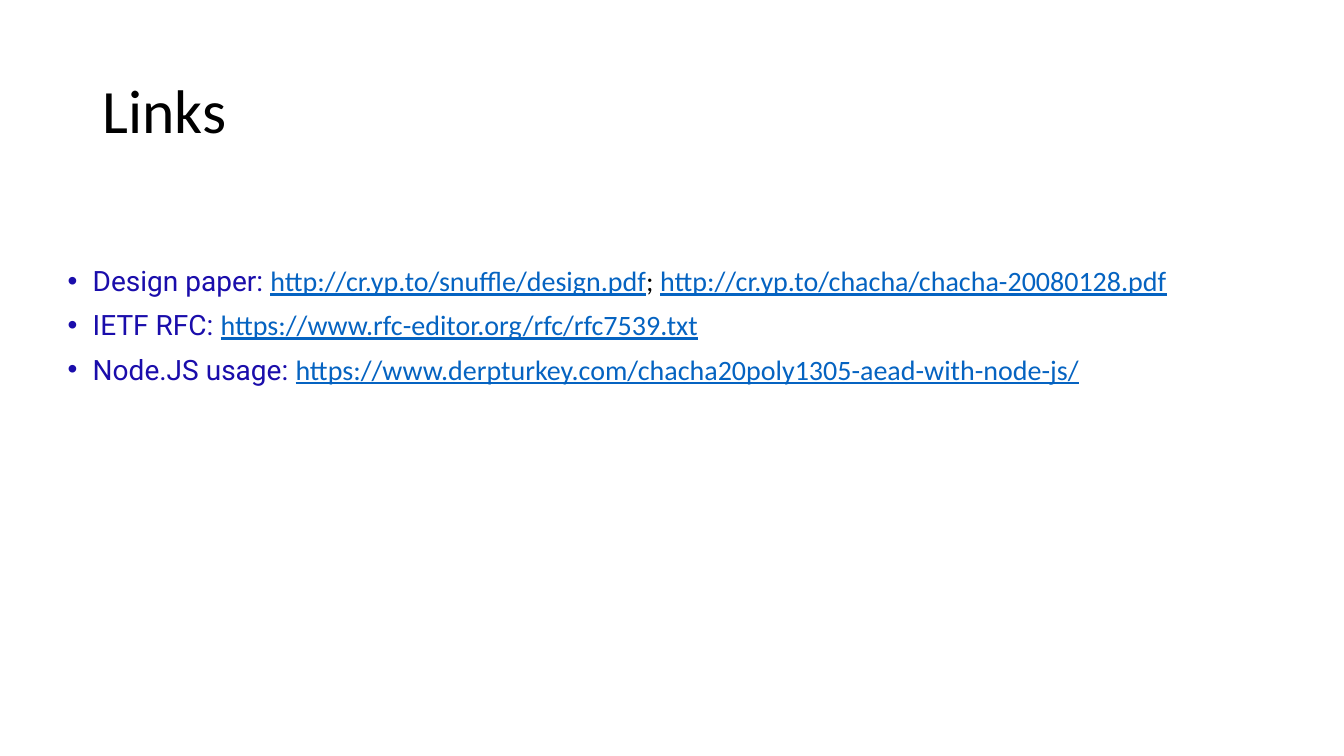
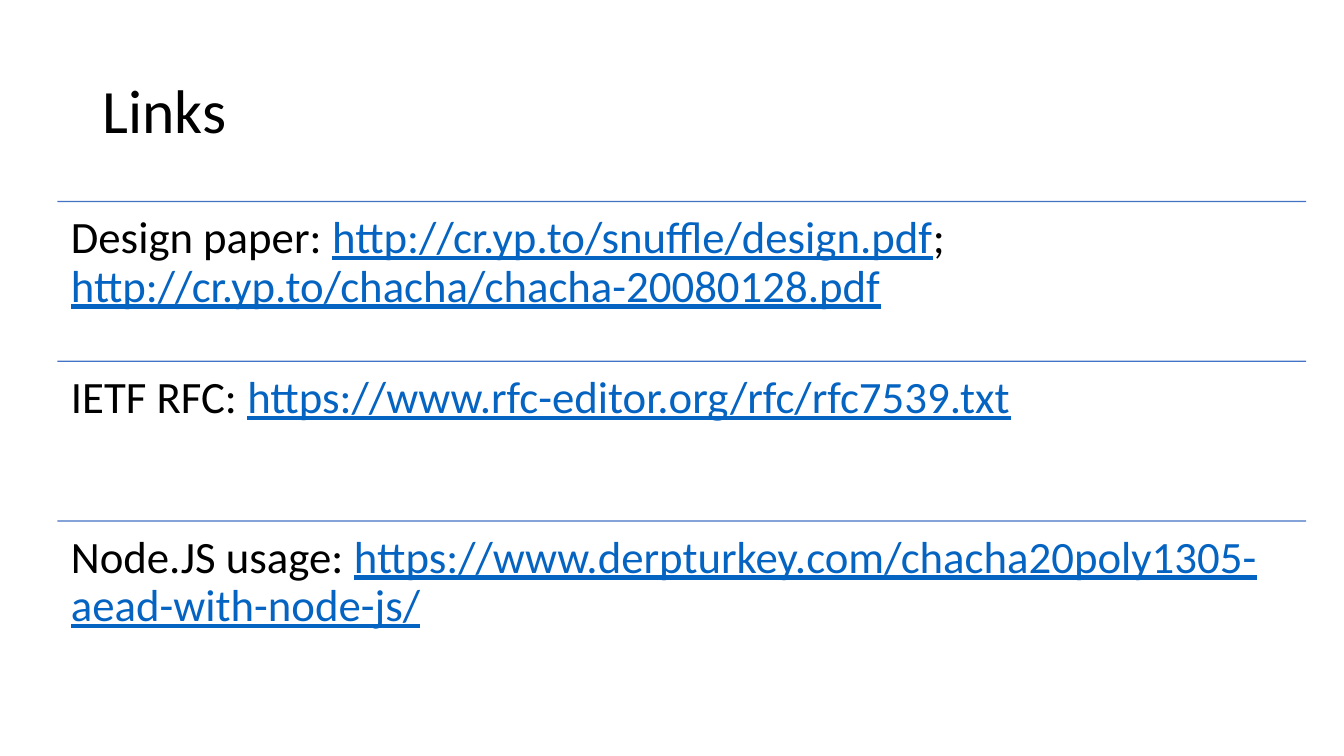
Before and after one commit to lucshi/Lecture_SIMD, a slide deck: slide 34 of lecture.pptx (slide 31 before the commit). Drawn at 1344x756 pixels with LibreOffice and Linux fonts; fonts in the diff are those of the drawing. Boxes give left, top, right and bottom in pixels: in the first picture for what was removed or moved away, otherwise in the second. Text is boxed around its words. In the diff, an @@ line names an element or a change of style, - is before the commit and + after.

```diff
--- a/lecture.pptx
+++ b/lecture.pptx
@@ text removed at <box>93,271,1166,386</box> @@
-• Design paper: http://cr.yp.to/snuffle/design.pdf; http://cr.yp.to/chacha/chacha-20080128.pdf
-• IETF RFC: https://www.rfc-editor.org/rfc/rfc7539.txt
-• Node.JS usage: https://www.derpturkey.com/chacha20poly1305-aead-with-node-js/
@@ group added at <box>57,202,1307,629</box>: 3 lines, 3 texts @@
+Design paper: http://cr.yp.to/snuffle/design.pdf; http://cr.yp.to/chacha/chacha-20080128.pdf
+IETF RFC: https://www.rfc-editor.org/rfc/rfc7539.txt
+Node.JS usage: https://www.derpturkey.com/chacha20poly1305-aead-with-node-js/
```
Also in this commit, not shown: 20 other slides changed, 18 slides added, 9 slides removed.
